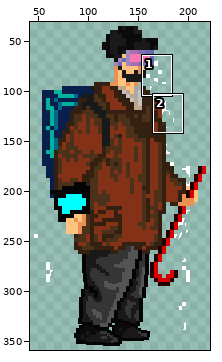
File history of a animated GIF sprite, анимации/idle/мусор 1.gif. Above: a wide view before the commit, with the close-up outlined.
Close-up. The starting point:
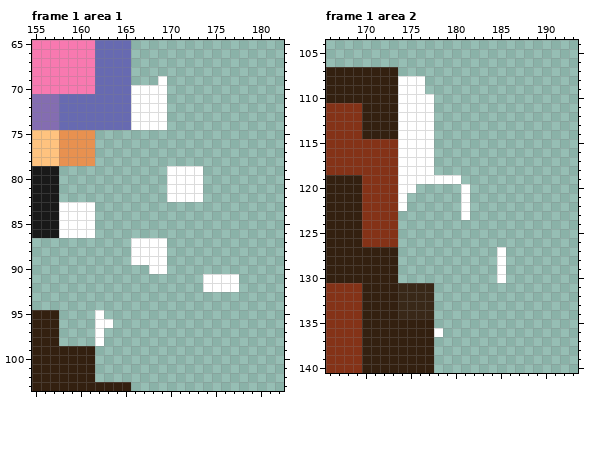
The file is 273x391 pixels, 2 frames. Colours within 5 levels of each other are drawn and written as one. Shown: frame 1 area 1: x 155..182, y 65..103; frame 1 area 2: x 166..193, y 104..140. The old version is drawn lined up with the new one. The wide view leaves out empty margins. The commit also changed other frames or places, which this record leaves out.
The same view after the edit:
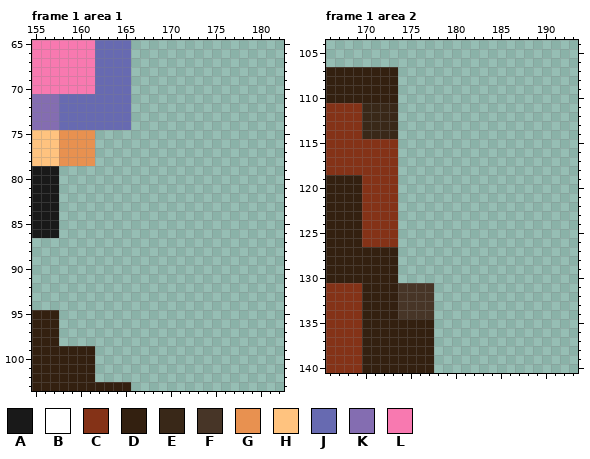
Palette (. is transparent): A #191919  B #ffffff  C #843217  D #332010  E #392818  F #473527  G #e89150  H #ffc37f  J #676ab1  K #846db1  L #f879b0
The exact change:
whole drawing moved by -14,-8 (the old picture is shown already moved)
Changed rows in their new state; - is an unchanged pixel.
Frame 1 area 1:
first column x 166:
 69 ---.
 70 ....
 71 ....
 72 ....
 73 ....
 74 ....
first column x 158:
 79 ------------....----
 80 ------------....----
 81 ------------....----
 82 ------------....----
 83 ....----------------
 84 ....----------------
 85 ....----------------
 86 ....----------------
 87 --------....--------
 88 --------....--------
 89 --------....--------
 90 ----------..--------
 91 ----------------....
 92 ----------------....
 95 ----.---------------
 96 ----..--------------
 97 ----.---------------
 98 ----.---------------
Frame 1 area 2:
first column x 170:
108 ----...-----
109 ----...-----
110 ----....----
111 EEEE....----
112 EEEE....----
113 EEEE....----
114 EEEE....----
115 ----....----
116 ----....----
117 ----....----
118 ----....----
119 ----.......-
120 ----..-----.
121 ----.------.
122 ----.------.
123 -----------.
first column x 174:
127 -----------.
128 -----------.
129 -----------.
130 -----------.
131 FFFF--------
132 FFFF--------
133 FFFF--------
134 FFFF--------
136 ----.-------
Pixel boxes of the changes (left, top, right, bottom) in both close-ups:
erased: (131, 76, 203, 202)
erased: (59, 202, 167, 274)
erased: (203, 274, 239, 292)
erased: (95, 310, 113, 346)
changed: (362, 76, 506, 283)
changed: (398, 283, 443, 337)
